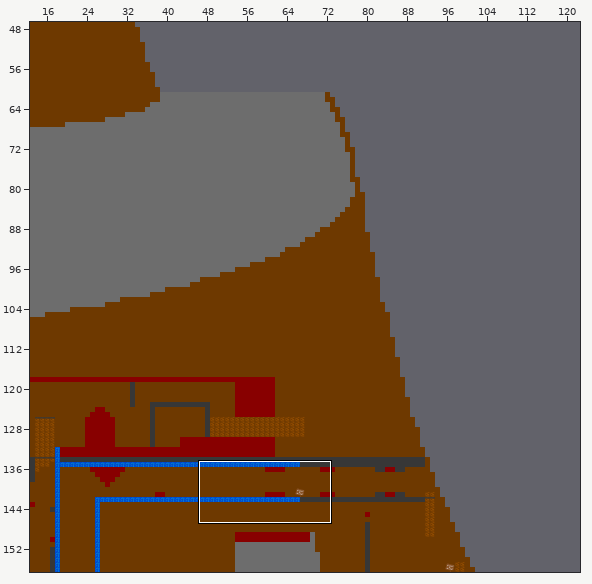
Two versions of a level (Tiled map (JSON), game/src/commonMain/resources/maps/level1/level1.tmj). Above: a wide view before the commit, with the close-up outlined.
Close-up. As it was:
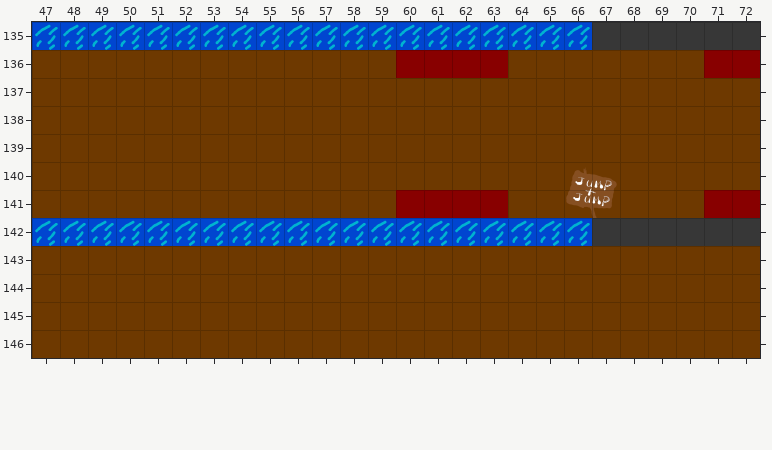
Cells are 120x120 px. Shown: x 47..72, y 135..146. The commit also changed other parts of the map, which this record leaves out.
The same view after the edit:
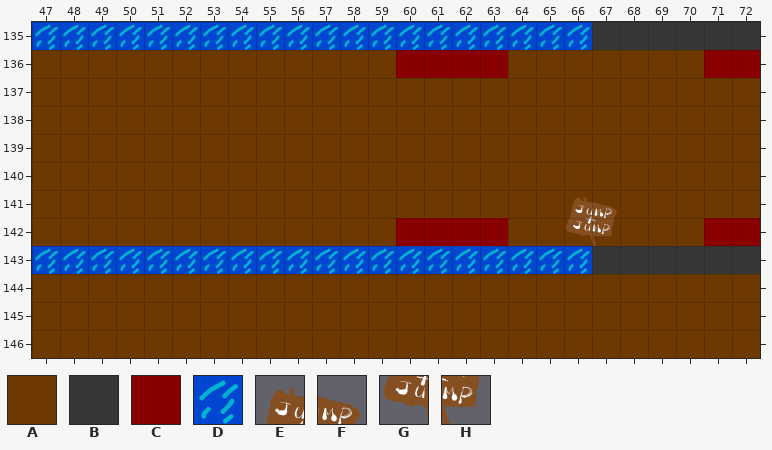
Key: from "tiles": A 1, B 4, C 5, D 12, E 19, F 20, G 27, H 28.
_ is an empty cell.
Tiles replaced or removed in this view: A, B, C, D, E, F, G, H.
The exact change:
Changed rows in their new state; . is an unchanged cell.
Layer "bg_0_ground":
first column x 47:
141 .............AAAA.......AA
142 AAAAAAAAAAAAACCCCAAAAAAACC
143 DDDDDDDDDDDDDDDDDDDDBBBBBB
Layer "fg_0_grass":
first column x 66:
140 __
141 EF
142 GH
Changed places in both close-ups, as pixel boxes (x1, y1, x2, y2):
changed: (32, 168, 760, 274)
